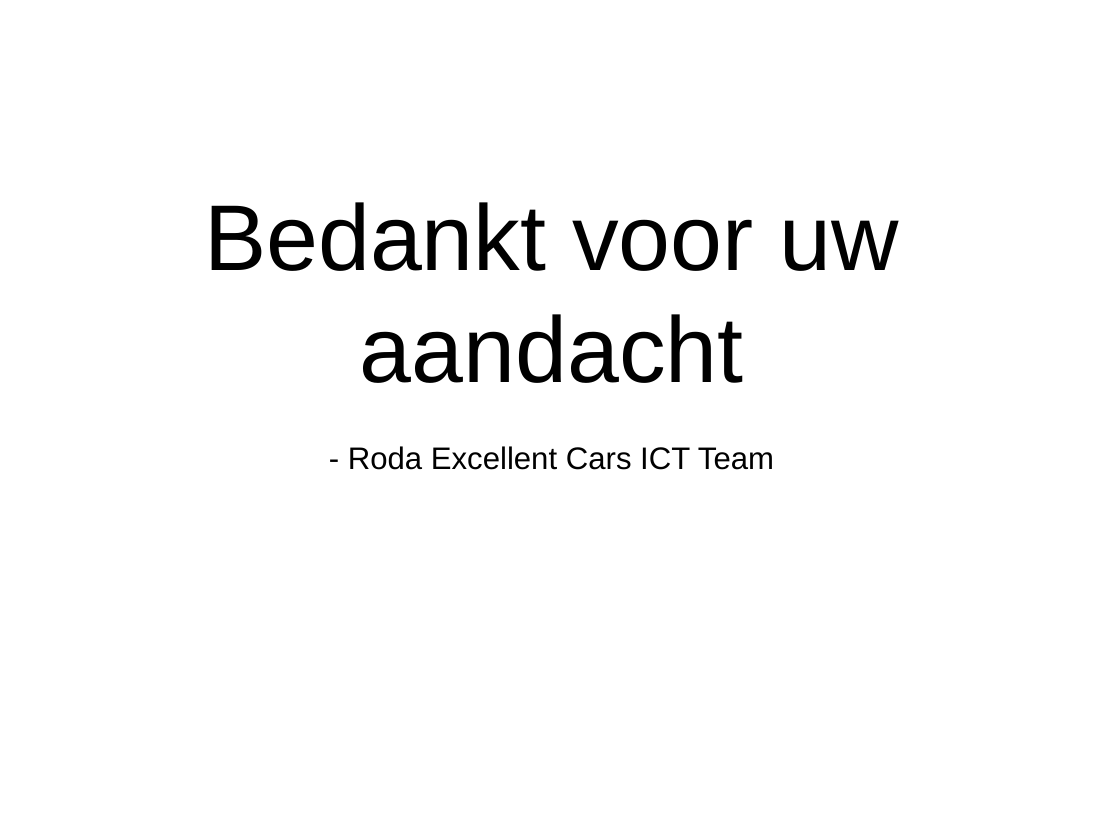
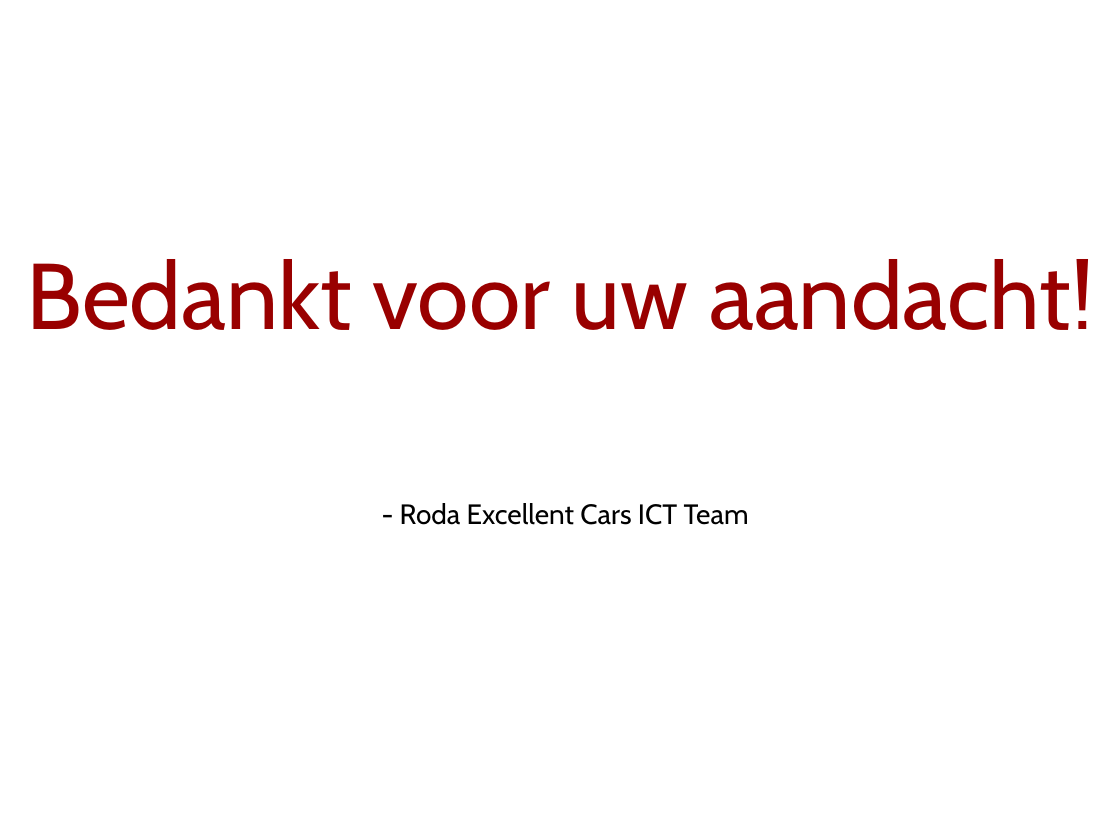
Before and after one commit to jroeting/RodaSupportForum, a slide deck: slide 15 of documents/RodaPresentatie.ppt. Drawn at 1120x840 pixels with LibreOffice and Linux fonts; fonts in the diff are those of the drawing. Boxes give left, top, right and bottom in pixels: in the first picture for what was removed or moved away, otherwise in the second. Text is boxed around its words. In the diff, an @@ line names an element or a change of style, - is before the commit and + after.

```diff
--- a/documents/RodaPresentatie.ppt
+++ b/documents/RodaPresentatie.ppt
@@ title at bbox=[26, 259, 1094, 330]: text changed; size 20 to 60 pt; font Arial to Cabin; text colour #000000 to #990000 @@
-Bedankt voor uw aandacht
-- Roda Excellent Cars ICT Team
+Bedankt voor uw aandacht!
@@ text added at bbox=[400, 503, 749, 525], 18 pt, text #000000 @@
+- Roda Excellent Cars ICT Team
```
Also in this commit, not shown: 14 other slides changed, 1 other file.
